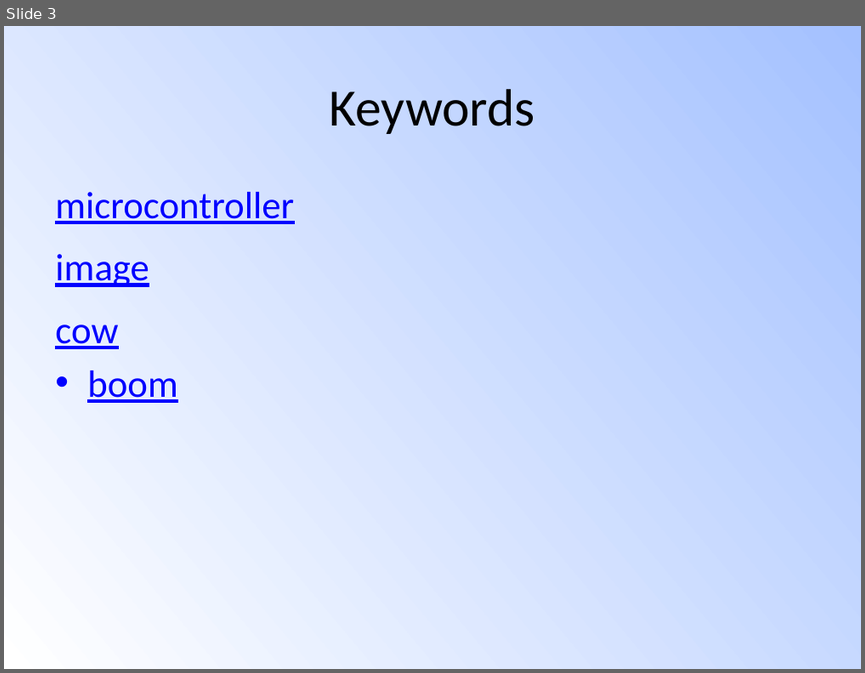
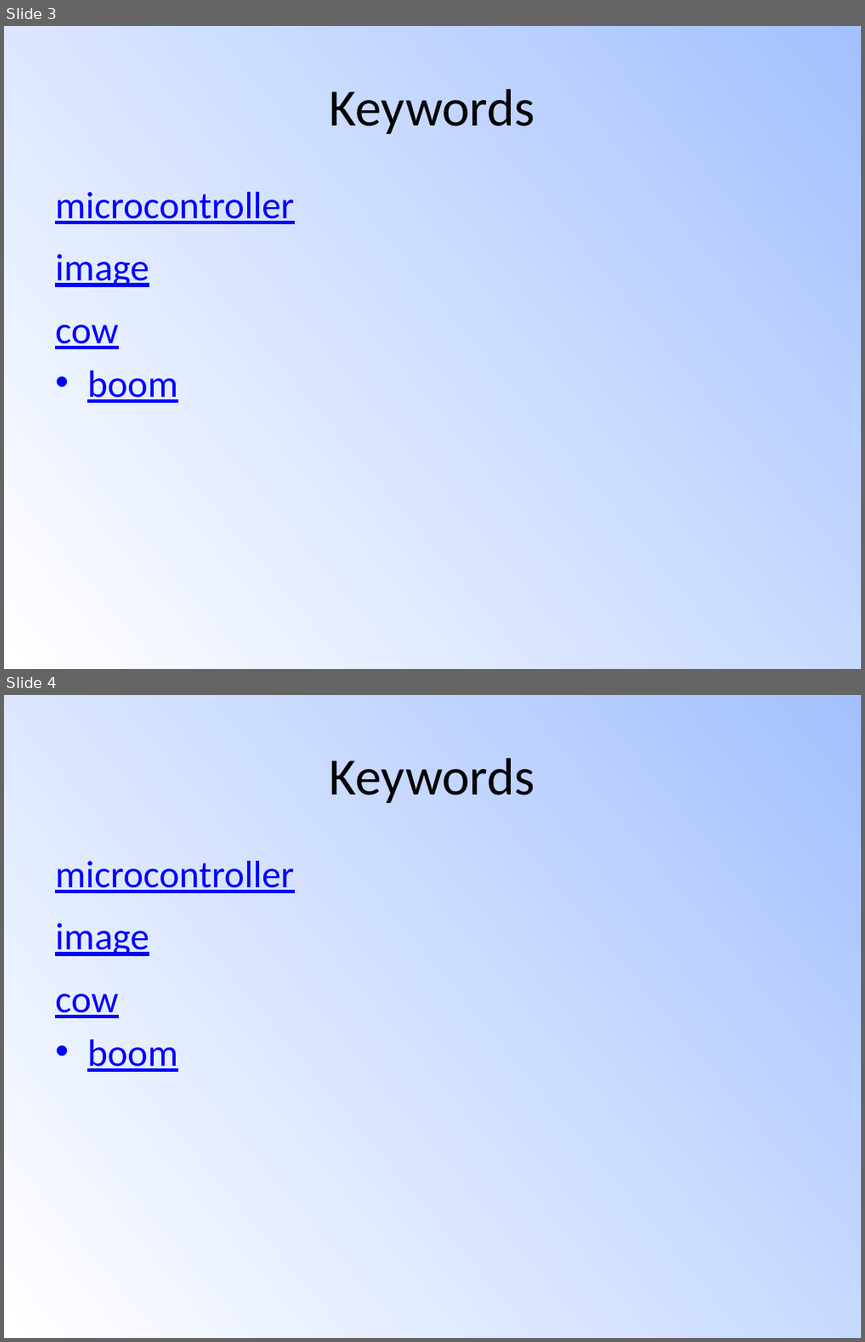
Before and after one commit to Siddhant-Ray/SlideEZ, a slide deck: testppt3.pptx. Shown one above the other, each under a label of ours: slide 3 before the commit, slides 3 and 4 after it. The pictures are 865x673 and 865x1342 pixels, drawn with LibreOffice and Linux fonts; fonts in the diff are those of the drawing. Boxes give left, top, right and bottom in pixels: in the first picture for what was removed or moved away, otherwise in the second. Text is boxed around its words. In the diff, an @@ line names an element or a change of style, - is before the commit and + after.

```diff
--- a/testppt3.pptx
+++ b/testppt3.pptx
@@ slide 4 added at box(4, 695, 861, 1338), background gradient #FFFFFF to #A4C4FF @@
@@ title added at box(330, 758, 535, 803), 44 pt, text #000000 @@
+Keywords
@@ text added at box(55, 861, 294, 1072), 32 pt, text #0000FF, underline @@
+• microcontroller
+  image
+  cow
+  boom
```
Also in this commit, not shown: 1 other file.
